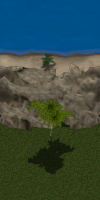
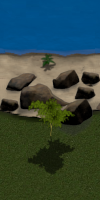
Layer changes from the first 100x200 image to the second:
added layer "beach_rocks_0000n_0001.png copy" above "beach_s_0001.png copy" over left=0, top=66, right=100, bottom=137
hid "beach_s_0001.png copy" over left=0, top=63, right=100, bottom=131
